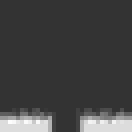
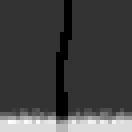
Revision of a layered 132x132 image; what changed, layer by layer:
added layer "Layer 9" (overlay) above "Layer 8" over [left=56, top=0, right=72, bottom=132]
hid "Layer 7" over [left=48, top=104, right=84, bottom=132]
